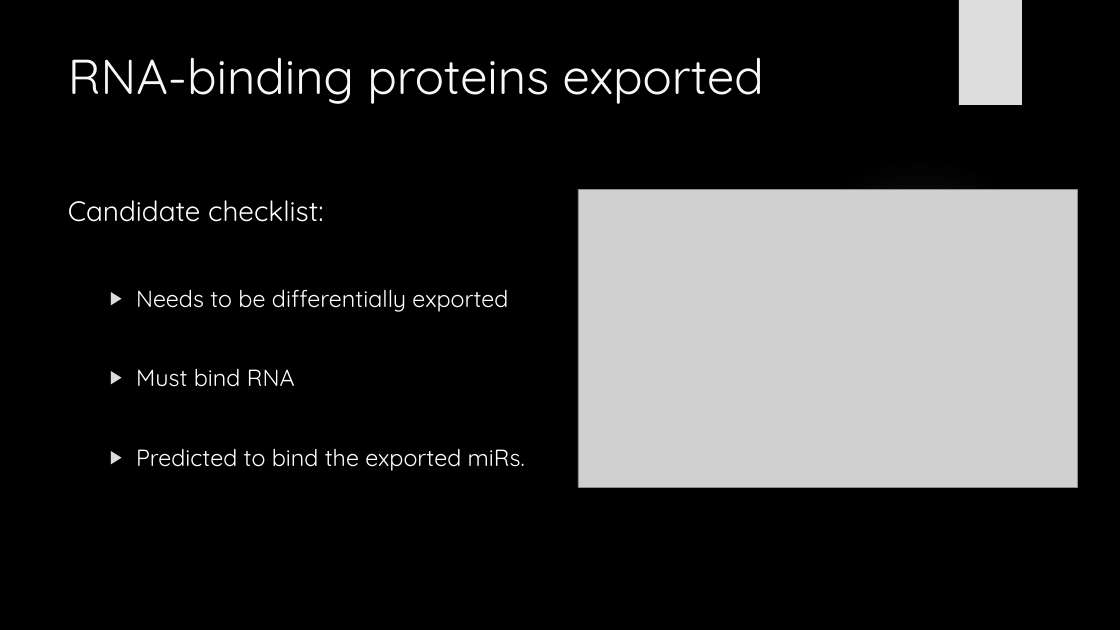
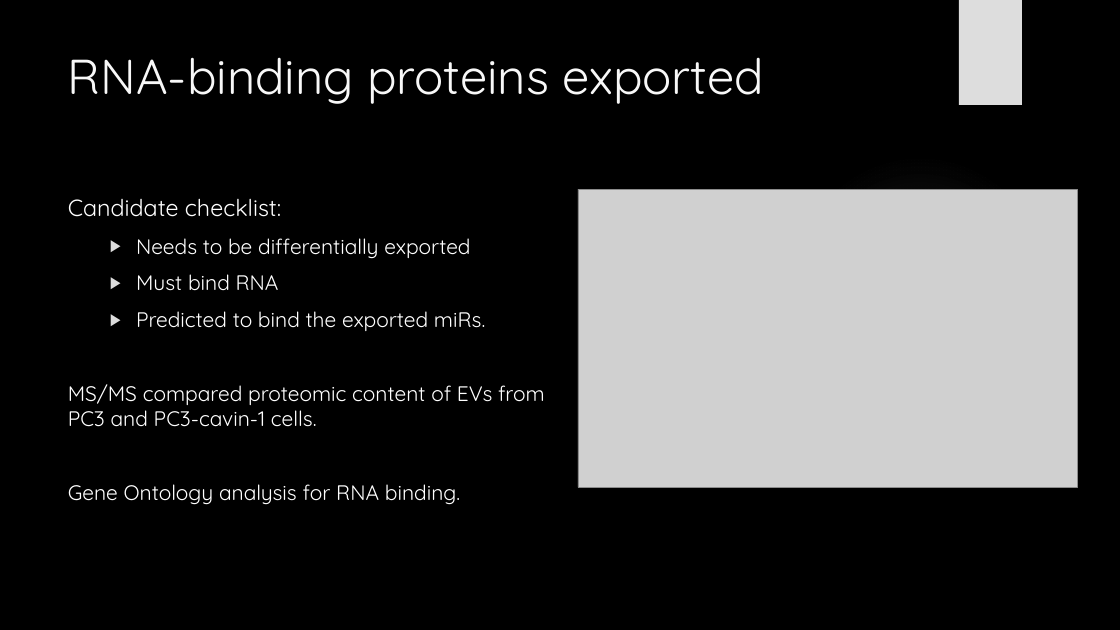
Before and after one commit to HarleyRobinson/Honours2, a slide deck: slide 12 of BackgroundInfo/CollCombBiol.pptx. Drawn at 1120x630 pixels with LibreOffice and Linux fonts; fonts in the diff are those of the drawing; grey boxes stand for pictures; background and template pictures are left out. Boxes give left, top, right and bottom in pixels: in the first picture for what was removed or moved away, otherwise in the second. Text is boxed around its words. In the diff, an @@ line names an element or a change of style, - is before the commit and + after.

```diff
--- a/BackgroundInfo/CollCombBiol.pptx
+++ b/BackgroundInfo/CollCombBiol.pptx
@@ text at (68, 199, 485, 331): size 24 to 20 pt in "Candidate checklist:"; size 20 to 18 pt in "Needs to be differentially exported", "Must bind RNA", "Predicted to bind the exported miRs." @@
@@ text at (68, 384, 545, 505): paragraphs added @@
+  MS/MS compared proteomic content of EVs from PC3 and PC3-cavin-1 cells.
+  Gene Ontology analysis for RNA binding.
```
Also in this commit, not shown: 11 other slides changed, 1 other file.
